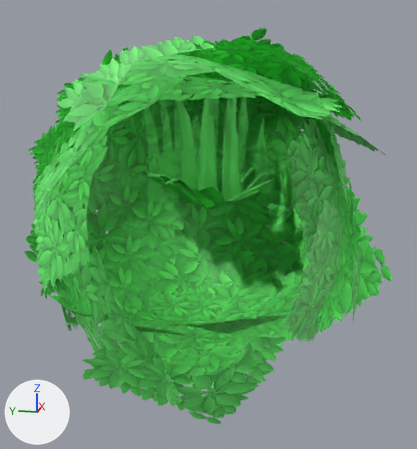
A saved change to the FBX model Assets/Resources/Models_Useok/Modles/Leave.fbx.
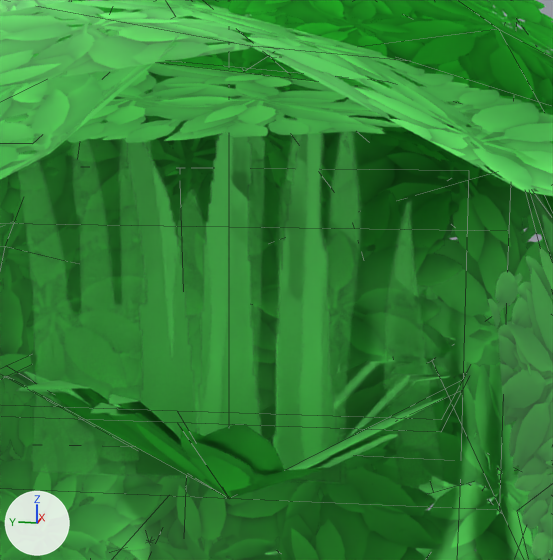
Each version appears first whole from a camera (50 mm lens) standing at (-2.803, -0.563, 0.625) and looking at (-0.017, -0.006, -0.072), and next in a close-up on the part from 33% to 74% of the width and 13% to 51% of the height. Every picture has the same lights, and +X, +Y and +Z are marked at lower left. The close-ups show mesh edges as thin lines. Everything nearer to the camera than a plane just in front of the edit is cut away. Where no turn or scale is listed for an object, it has been applied to the vertices.

The scene before the commit, as lines of its bpy script (objects in view):
```python
me_mesh_002 = bpy.data.meshes.new('Mesh.002')
me_mesh_002.from_pydata(...)  # 150 vertices, 80 faces; spans x -0.43..0.43, y -0.93..0.93, z -0.9..0.9
me_mesh_002.materials.append(mat_m_leave)  # picture img_leave_png
me_mesh_004 = bpy.data.meshes.new('Mesh.004')
me_mesh_004.from_pydata(...)  # 9 vertices, 4 faces; spans x -0.355..0.355, y -0.355..0.355, z 0.0..0.197
me_mesh_004.materials.append(mat_m_leave)  # picture img_leave_png
me_mesh_005 = bpy.data.meshes.new('Mesh.005')
me_mesh_005.from_pydata(...)  # 9 vertices, 4 faces; spans x 0.0, y -0.416..0.416, z 0.0..0.832
me_mesh_005.materials.append(mat_m_leave)  # picture img_leave_png
ob_leave_b = bpy.data.objects.new('Leave_B', me_mesh_002)
ob_leave_b.location = (0.0, 0.0, 0.0)
ob_leaves_a = bpy.data.objects.new('Leaves_A', me_mesh_004)
ob_leaves_a.location = (0.0, 0.0, 0.0)
ob_weed_b = bpy.data.objects.new('Weed_B', me_mesh_005)
ob_weed_b.location = (0.0, 0.0, 0.0)
# also in view: 'Leave_A' at (0.0, 0.0, 0.0); 'Weed_A' at (0.0, 0.0, 0.416); 'Leaves_B' at (0.0, 0.0, 0.09)
```
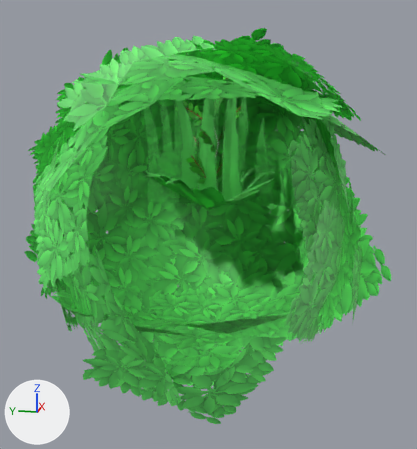
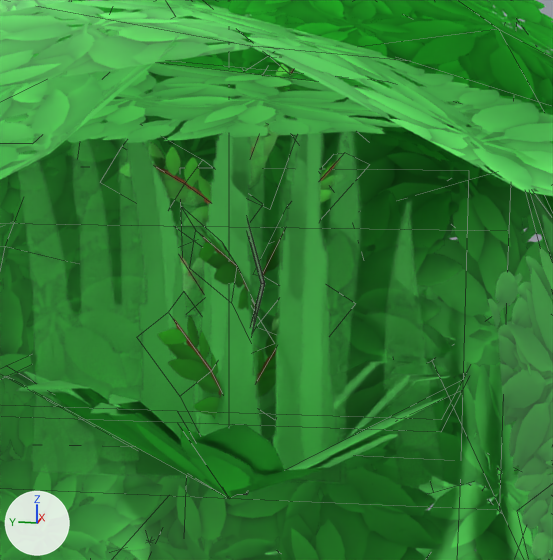
Pixel boxes (x1, y1, x2, y2) of what changed, in the close-ups (553 x 560 px):
'Mandarin_Tree', added (green): after (119, 64, 345, 495)
    faces in mat_m_leave (picture img_leave_png): (119, 64, 345, 418)
    faces in mat_m_color_platte (its picture is missing): (243, 223, 265, 495)

Edits to the bpy script that builds the scene:
```text
Add mat_m_color_platte:
    mat_m_color_platte = principled_material('M_Color_Platte')
    mat_m_color_platte.base_color = (1.0, 1.0, 1.0)  # white #ffffff
    mat_m_color_platte.roughness = 0.553
Add me_mesh_006:
    me_mesh_006.from_pydata(...)  # 79 vertices, 42 faces; spans x -0.17..0.17, y -0.201..0.201, z 0.0..0.671
    # faces by material slot: [28, 14]
    me_mesh_006.materials.append(mat_m_leave)  # picture img_leave_png
    me_mesh_006.materials.append(mat_m_color_platte)  # its picture is missing
Add ob_mandarin_tree:
    ob_mandarin_tree = bpy.data.objects.new('Mandarin_Tree', me_mesh_006)
    ob_mandarin_tree.location = (0.0, 0.0, 0.0)
```
